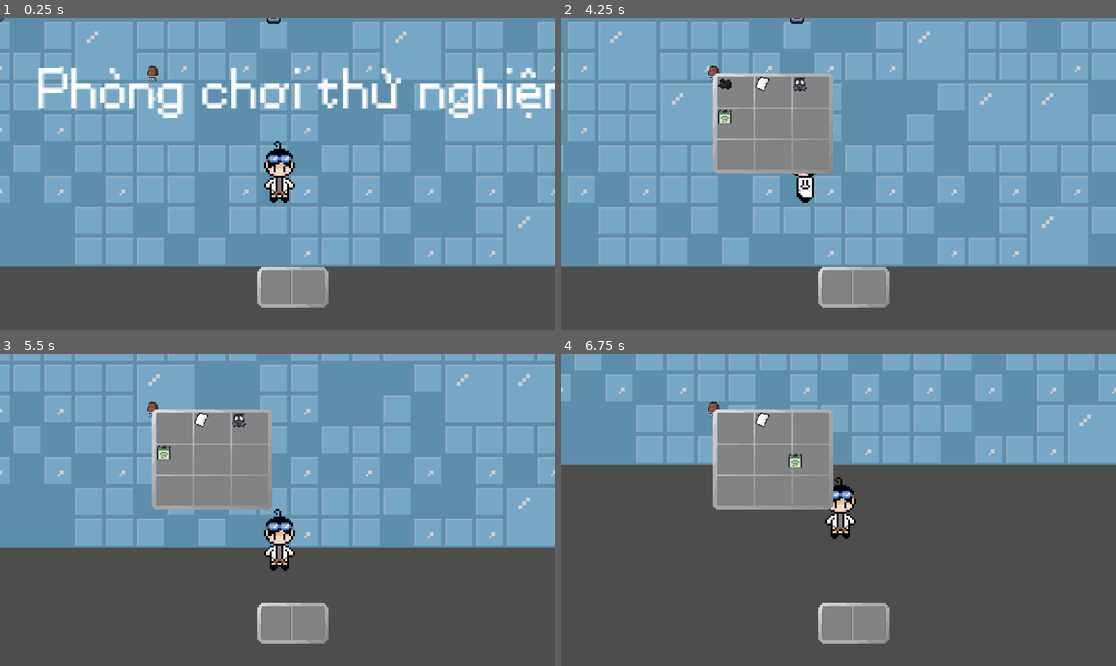
Above: before the commit, frames 1-4 (two rows, left to right).
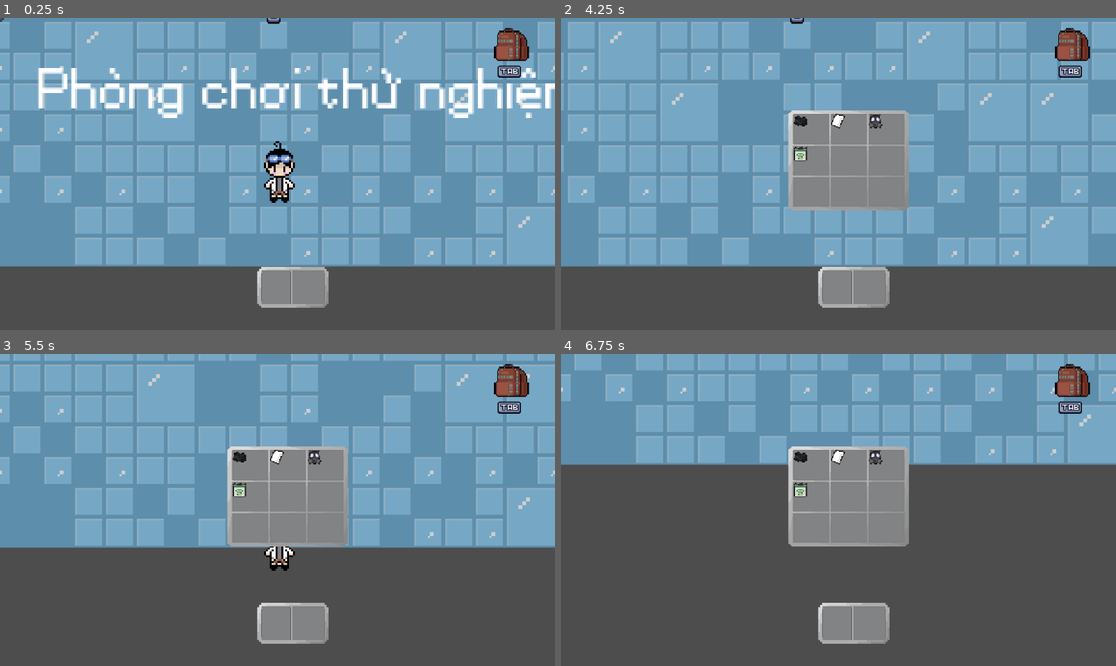
Above: after the commit, the same moments.

Repository: abcphong/TheAlchemistQuest
Game: Godot game, scene res://The_Alchemist_Quest/scences/game.tscn
The game is run twice, just before and just after one commit, with the same random seed, the same clock (stepped at 60 frames per second) and the same inputs.
Inputs (mouse positions are in pixels of both pictures, inside the frame that each line leads up to):
- Up to frame 1 (0.25 s): no input
- Up to frame 2 (4.25 s): tap Enter (ui_accept) at 0.5, 1.25, 2, 3.77 s; drag from (838, 286) to (894, 105) at 0.52 s; drag from (871, 286) to (810, 236) at 1.27 s; move the mouse to (894, 105) at 2.02 s; hold Right (move_right) 2.03-2.75 s; tap E (interact) at 2.1, 3.6 s; click (894, 105) at 2.17 s; drag from (810, 236) to (672, 127) at 2.77 s; move the mouse to (1005, 220) at 3.52 s; hold A (move_left) from 3.53 s (still down); click (1005, 220) at 3.67 s; tap Tab (open_inventory) at 4.15 s
- Up to frame 3 (5.5 s): release A (move_left) at 4.25 s; drag from (177, 428) to (194, 432) at 4.27 s; move the mouse to (210, 428) at 5.02 s; hold Down (move_down) from 5.03 s (still down); tap E (interact) at 5.1 s; click (210, 428) at 5.17 s
- Up to frame 4 (6.75 s): release Down (move_down) at 5.75 s; drag from (810, 428) to (727, 525) at 5.77 s; drag from (738, 460) to (894, 441) at 6.52 s

The runs differ from the first frame. In frame 1, 0.8% of the frame differs, in the area x 26-96%, y 3-21%; in frame 2, 12%; in frame 3, 12%, in the area x 26-96%, y 3-62%; in frame 4, 12%.

Commit message:
fix tab icon

Diff:
--- a/The_Alchemist_Quest/scences/game.tscn
+++ b/The_Alchemist_Quest/scences/game.tscn
@@ -39,12 +39,12 @@
 script = ExtResource("14_o5qgc")
 
 [node name="InventoryUI" parent="UI" instance=ExtResource("13_uubka")]
-position = Vector2(317.5, 109.5)
-scale = Vector2(0.71875, 0.65625)
+position = Vector2(1061.75, 55.0543)
+scale = Vector2(2.29688, 2.09715)
 
 [node name="Inventory" parent="UI" instance=ExtResource("14_in84n")]
 visible = false
-position = Vector2(201, 133)
+position = Vector2(358, 210)
 
 [node name="Hotbar" parent="UI" instance=ExtResource("17_lfs5f")]
 
--- a/The_Alchemist_Quest/scences/puzzle/intro_room/puzzle_ui_task1.tscn
+++ b/The_Alchemist_Quest/scences/puzzle/intro_room/puzzle_ui_task1.tscn
@@ -90,7 +90,6 @@
 offset_right = 648.0
 offset_bottom = 263.0
 expected_item = "Mini_oxygen"
-metadata/_edit_use_anchors_ = true
 
 [node name="SuccessAnim" type="AnimatedSprite2D" parent="."]
 visible = false
--- a/The_Alchemist_Quest/scripts/inventory/inventory.gd
+++ b/The_Alchemist_Quest/scripts/inventory/inventory.gd
@@ -2,18 +2,23 @@
 extends Node2D
 
 const SlotClass = preload("res://The_Alchemist_Quest/scripts/inventory/slot.gd")
+const SlotsClass = preload("res://The_Alchemist_Quest/scripts/puzzle/puzzle_slot.gd")
 @onready var inventory_slots = $GridContainer
+@onready var puzzle_slots = $"../../Container"
 @onready var popup_panel = $PopupPanel
 @onready var popup_label = $PopupPanel/VBoxContainer/DescriptionLabel
 
+var popup_enabled := true
 var is_dragging := false
 
 func _ready():
 	for inv_slot in inventory_slots.get_children():
 		inv_slot.gui_input.connect(slot_gui_input.bind(inv_slot))
 		inv_slot.add_to_group("InventorySlot")
+
 	initialize_inventory()
 	popup_panel.hide()
+
 
 func initialize_inventory():
 	print("PlayerInventory content: ", PlayerInventory.inventory)
@@ -27,6 +32,18 @@
 			slots[i].initialize_item("", 0)
 
 func slot_gui_input(event: InputEvent, slot: SlotClass):
+	# Block right-click popup if any parent is PuzzleUI
+	var parent = get_parent()
+	while parent:
+		if parent.name == "PuzzleUI":
+			return
+		parent = parent.get_parent()
+
+	# Only show popup if right-clicked
+	if event is InputEventMouseButton and event.button_index == MOUSE_BUTTON_RIGHT and event.pressed:
+		popup_panel.global_position = get_viewport().get_mouse_position()
+		popup_panel.visible = true
+		popup_label.text = slot.get_item_description()
 	if event is InputEventMouseButton and event.button_index == MOUSE_BUTTON_LEFT:
 		if event.pressed:
 			if UserInterface.holding_item == null and slot.item:
@@ -59,13 +76,22 @@
 			if UserInterface.holding_item:
 				UserInterface.is_dragging = false
 				var hovered_slot = get_slot_under_mouse()
+
 				try_drop_item(hovered_slot, event.global_position)
+
 	elif event is InputEventMouseMotion and is_dragging:
 		if UserInterface.holding_item:
 			UserInterface.holding_item.global_position = event.global_position
 
+
 func get_slot_under_mouse() -> SlotClass:
 	for slot in get_tree().get_nodes_in_group("InventorySlot"):
+		if slot.is_mouse_over():
+			return slot
+	return null
+
+func get_puzzle_slot_under_mouse() -> SlotsClass:
+	for slot in get_tree().get_nodes_in_group("PuzzleSlot"):
 		if slot.is_mouse_over():
 			return slot
 	return null
@@ -104,12 +130,19 @@
 		drop_item_to_world(UserInterface.holding_item)
 		UserInterface.holding_item = null
 
+
 func drop_item_to_world(item):
 	print("💥 Vứt item ra ngoài: ", item.item_name)
 	item.queue_free() # Hoặc spawn item thật trên map sau
 
 func handle_right_click(event: InputEvent, slot: SlotClass):
+	var inventory = get_node("InventoryContainer/Inventory")
+
+
 	if slot.item:
+		if inventory:
+			popup_label.hide()
+		return
 		popup_label.text = JsonData.get_item_description(slot.item.item_name)
 		popup_panel.global_position = get_global_mouse_position() + Vector2(20, 20)
 		popup_panel.show()
--- a/The_Alchemist_Quest/scripts/player/user_interface.gd
+++ b/The_Alchemist_Quest/scripts/player/user_interface.gd
@@ -38,6 +38,13 @@
 			return true
 	return false
 
+func is_mouse_over_puzzle_slot() -> bool:
+	var mouse_pos = get_viewport().get_mouse_position()
+	for slot in get_tree().get_nodes_in_group("PuzzleSlot"):
+		if slot.get_global_rect().has_point(mouse_pos):
+			return true
+	return false
+
 func drop_item_to_world(item):
 	print("💥 Vứt item ra ngoài: ", item.item_name)
 	item.queue_free()
@@ -47,3 +54,9 @@
 		if slot.is_mouse_over():
 			return slot
 	return null
+
+func get_puzzle_slot_under_mouse() -> PuzzleSlot:
+	for slot in get_tree().get_nodes_in_group("PuzzleSlot"):
+		if slot.is_mouse_over():
+			return slot
+	return null
--- a/The_Alchemist_Quest/scripts/puzzle/puzzle_slot.gd
+++ b/The_Alchemist_Quest/scripts/puzzle/puzzle_slot.gd
@@ -1,24 +1,19 @@
 extends Panel
 class_name PuzzleSlot
 @export var expected_item: String = ""  # Tên item đúng để kiểm tra
+var item: Control = null
+var item_data = {}
+var slot_index = -1
+var is_hotbar_slot := false
 var is_filled := false
+
+@onready var popup_panel = get_node("../../PopupPanel")
+@onready var popup_label = get_node("../../PopupPanel/VBoxContainer/DescriptionLabel")
 
 func _ready():
 	add_to_group("PuzzleSlot")
 
-func _gui_input(event: InputEvent):
-	if event is InputEventMouseButton and event.button_index == MOUSE_BUTTON_LEFT and event.pressed:
-		var held_item = UserInterface.holding_item
-		if held_item and not is_filled:
-			if held_item.item_name == expected_item:
-				print("✅ Đặt đúng item:", held_item.item_name)
-				$ItemIcon.texture = held_item.get_node("TextureRect").texture
-				is_filled = true
-				held_item.queue_free()
-				UserInterface.holding_item = null
-				get_parent().check_all_slots_filled()
-			else:
-				print("❌ Sai item:", held_item.item_name, " | Cần:", expected_item)
+
 
 func receive_item(item):
 	if is_filled:
--- a/The_Alchemist_Quest/scripts/puzzle/puzzle_ui_task_3.gd
+++ b/The_Alchemist_Quest/scripts/puzzle/puzzle_ui_task_3.gd
@@ -3,23 +3,33 @@
 @onready var success_anim = $SuccessAnim  # Kéo từ scene hoặc sửa lại đúng tên nếu khác
 @onready var gas_mask = $GasMask
 @onready var improved_mask = $ImprovedMask
+@onready var puzzle_slot_2: PuzzleSlot = $PuzzleSlot2
+@onready var puzzle_slot_3: PuzzleSlot = $PuzzleSlot3
+@onready var puzzle_slot_4: PuzzleSlot = $PuzzleSlot4
+
+
+
+
 func _ready():
 	# Ẩn SuccessAnim ngay khi UI được mở
+	$InventoryContainer/Inventory.popup_enabled = false
 	success_anim.visible = false
 	gas_mask.visible = false
 	improved_mask.visible = false
 	add_to_group("PuzzleSlot")
 
 
-func _input(event):
+func _unhandled_input(event):
 	if event.is_action_pressed("ui_cancel"):  # Nhấn ESC để đóng UI
 		queue_free()
+	if event is InputEventMouseButton and event.button_index == MOUSE_BUTTON_RIGHT and event.pressed:
+		var inventory = $InventoryContainer/Inventory
+		if inventory.has_node("PopupPanel"):
+			inventory.get_node("PopupPanel").visible = false
 
 func check_mask():
 	print("Gas mask placed, checking animation.")
 	gas_mask.visible = true
-
-
 
 # Hàm này được gọi mỗi khi một PuzzleSlot đúng
 func check_all_slots_filled():
@@ -30,6 +40,9 @@
 	# ✅ Tất cả các slot đều đúng
 	gas_mask.visible = false
 	improved_mask.visible = true
+	puzzle_slot_2.visible = false
+	puzzle_slot_3.visible = false
+	puzzle_slot_4.visible = false
 	for child in get_children():
 		if child is PuzzleSlot and child.expected_item != "Gas_mask":
 			child.clear_slot()
